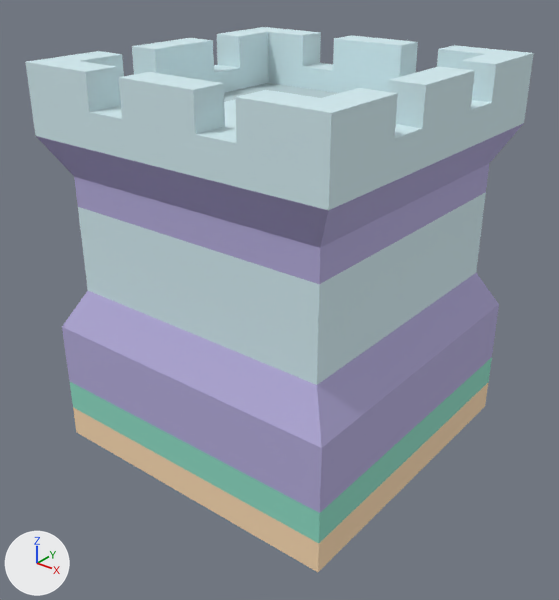
The OBJ model Project/Asset/Mesh/tile/tower/tile_tower_catapult.obj: old version first, new version second.
Both versions are drawn from a 50 mm camera at (1.372, -1.752, 1.531) aimed at (0.018, -0.059, 0.482). Arrows for +X, +Y and +Z are at lower left; the lights stay in place. Where no turn or scale is listed for an object, it has been applied to the vertices.

Objects in the first picture: 'tile', 'towerSquare_sampleD'.
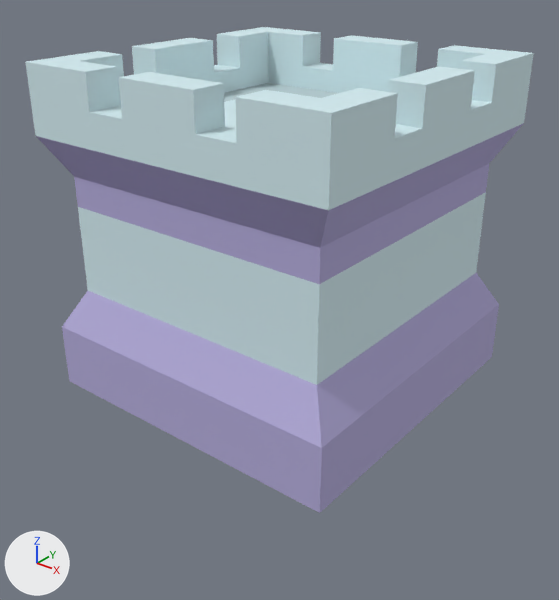
The change in detail:
Object 'tile' (ob_tile) is deleted.

Boxes (x1, y1, x2, y2) around the edits, measured in the pictures (559 x 600 px):
'tile', deleted
    before: (69, 357, 492, 572)
    faces in mat_tile_tower_catapult_tile_foliage (green #8ddbc4): (69, 357, 492, 543)
    faces in mat_tile_tower_catapult_tile_dirt (beige #fcdcb3): (73, 383, 488, 572)
